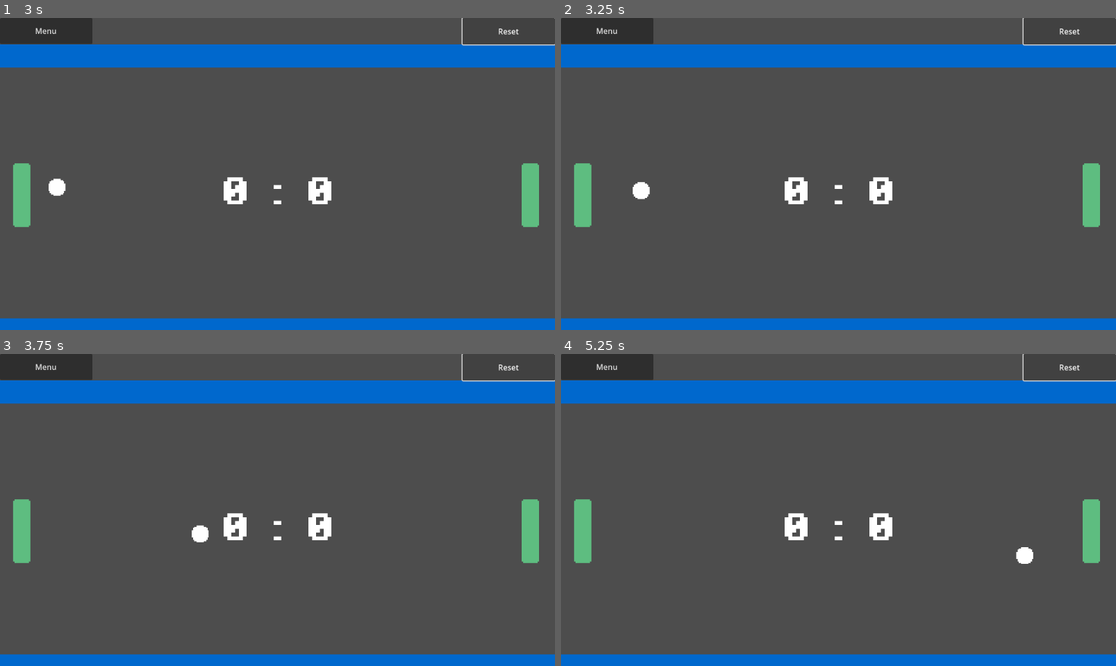
Above: before the commit, frames 1-4 (two rows, left to right).
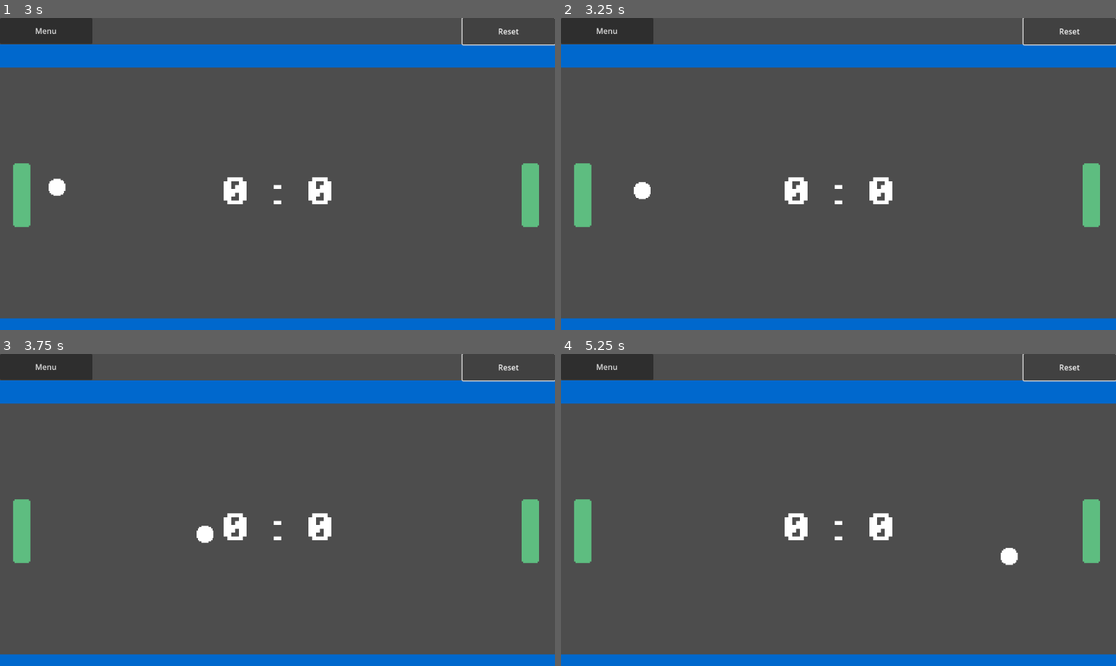
Above: after the commit, the same moments.

Repository: Mimi522/Godot-20-Game-Challenge
Game: Godot game, scene res://scenes/main_menu.tscn
The game is run twice, just before and just after one commit, with the same random seed, the same clock (stepped at 60 frames per second) and the same inputs.
Inputs:
- Up to frame 1 (3 s): click "Player vs Player" at 0.5 s; click "Menu" at 1.25 s; click "Player vs AI" at 2 s; click "Reset" at 2.75 s
- Up to frame 2 (3.25 s): no input
- Up to frame 3 (3.75 s): no input
- Up to frame 4 (5.25 s): no input

Frame 1 is identical in both runs. In frame 2, less than 0.1% of the frame differs, in the area x 12-17%, y 52-59%; in frame 3, 0.1%; in frame 4, 0.3%, in the area x 79-86%, y 61-68%.

Commit message:
feat: make the ball goes faster after hitting player

Diff:
--- a/Pong/scripts/ball.gd
+++ b/Pong/scripts/ball.gd
@@ -3,16 +3,15 @@
 var direction
 var speed = 500
 
-# Called when the node enters the scene tree for the first time.
 func _ready():
 	var angle = randf_range(-PI / 4, PI / 4)
 	set_velocity(Vector2(cos(angle) * speed * [-1, 1].pick_random(), sin(angle) * speed))
 
-# Called every frame. 'delta' is the elapsed time since the previous frame.
-func _process(delta):
+func _physics_process(delta):
 	var collision = move_and_collide(velocity * delta)
 	if collision != null:
 		if collision.get_collider().get_class() != "Area2D":
 			$BounceSound.play()
 
 		velocity = velocity.bounce(collision.get_normal())
+		velocity *= 1.03
